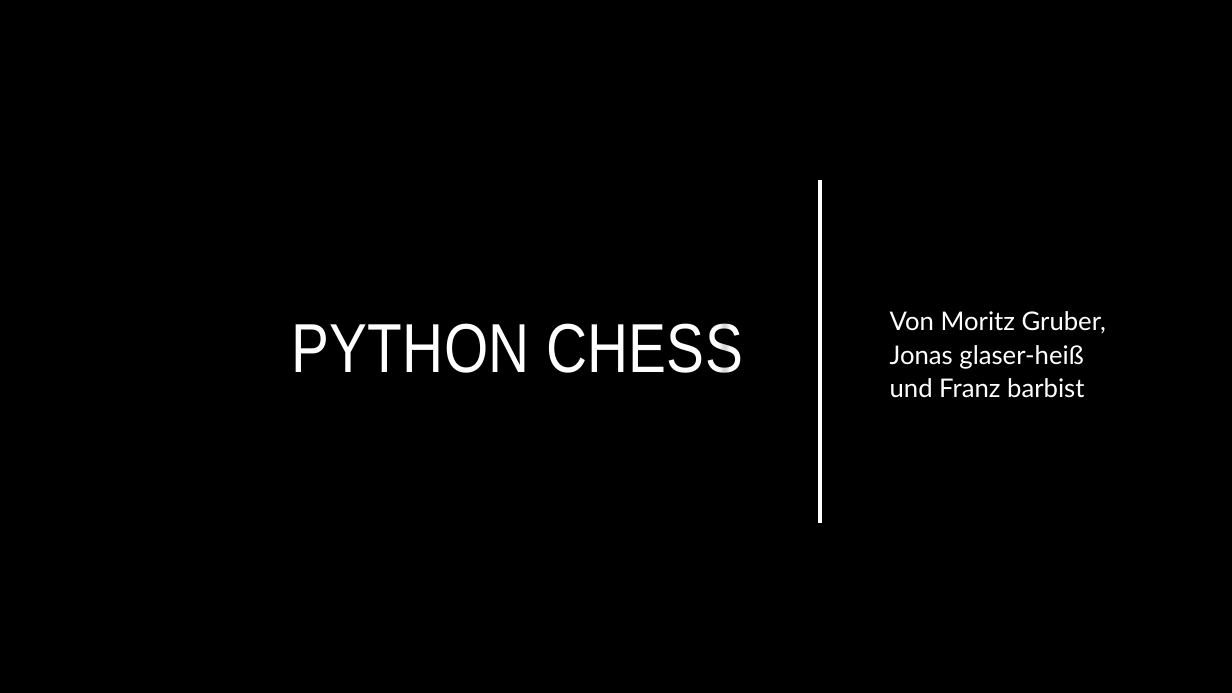
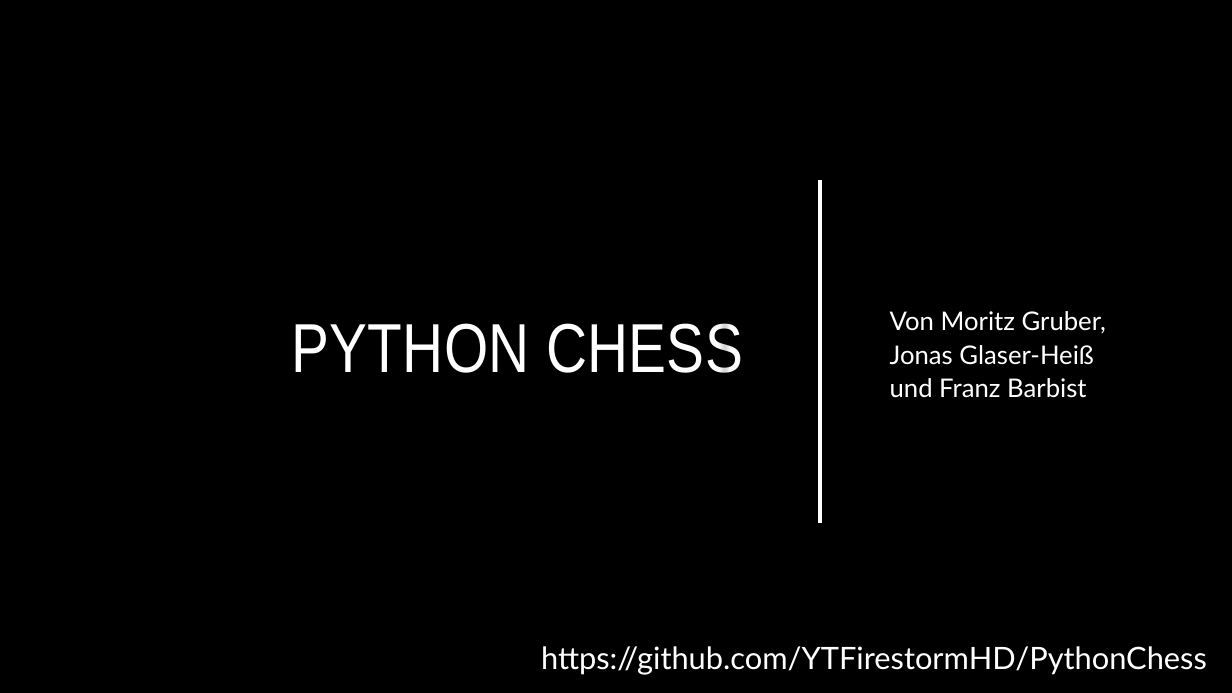
Before and after one commit to YTFirestormHD/PythonChess, a slide deck: slide 1 of Python Chess.pptx. Drawn at 1232x693 pixels with LibreOffice and Linux fonts; fonts in the diff are those of the drawing; background and template pictures are left out. Boxes give left, top, right and bottom in pixels: in the first picture for what was removed or moved away, otherwise in the second. Text is boxed around its words. In the diff, an @@ line names an element or a change of style, - is before the commit and + after.

```diff
--- a/Python Chess.pptx
+++ b/Python Chess.pptx
@@ subtitle at box(890, 311, 1106, 398): text changed @@
-Von Moritz Gruber, Jonas glaser-heiß und Franz barbist
+Von Moritz Gruber, Jonas Glaser-Heiß und Franz Barbist
@@ text added at box(541, 646, 1207, 675), 24 pt, text #FFFFFF @@
+https://github.com/YTFirestormHD/PythonChess
```
Also in this commit, not shown: 2 other slides changed, 10 slides added, 1 slide removed.
